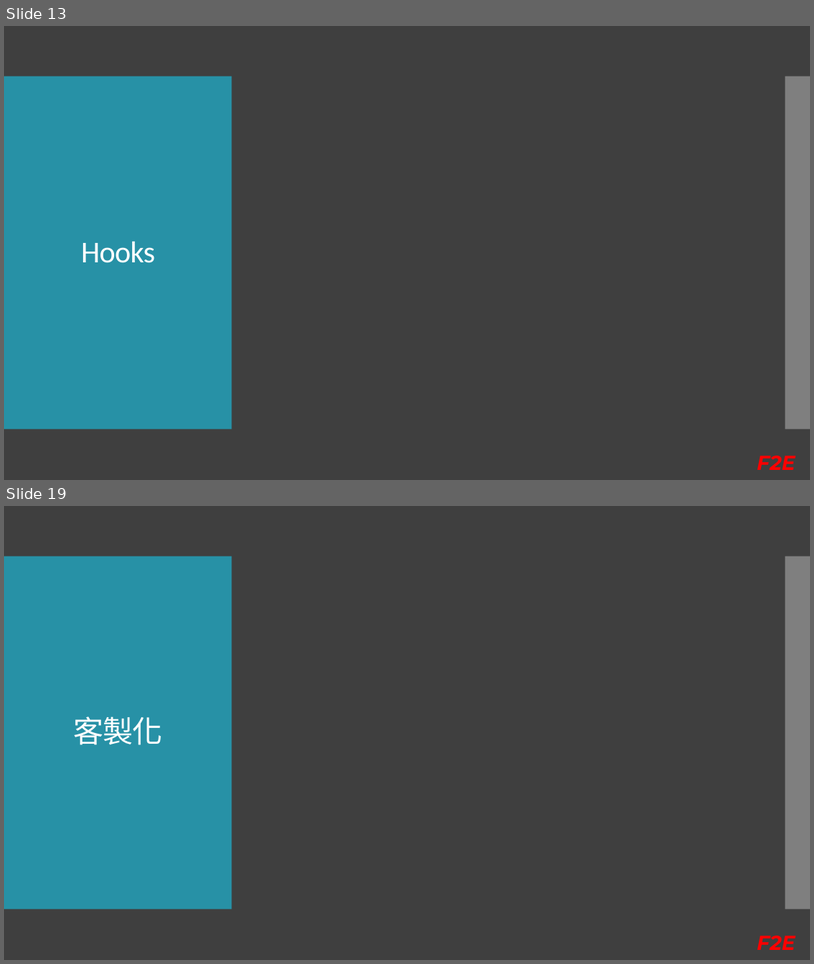
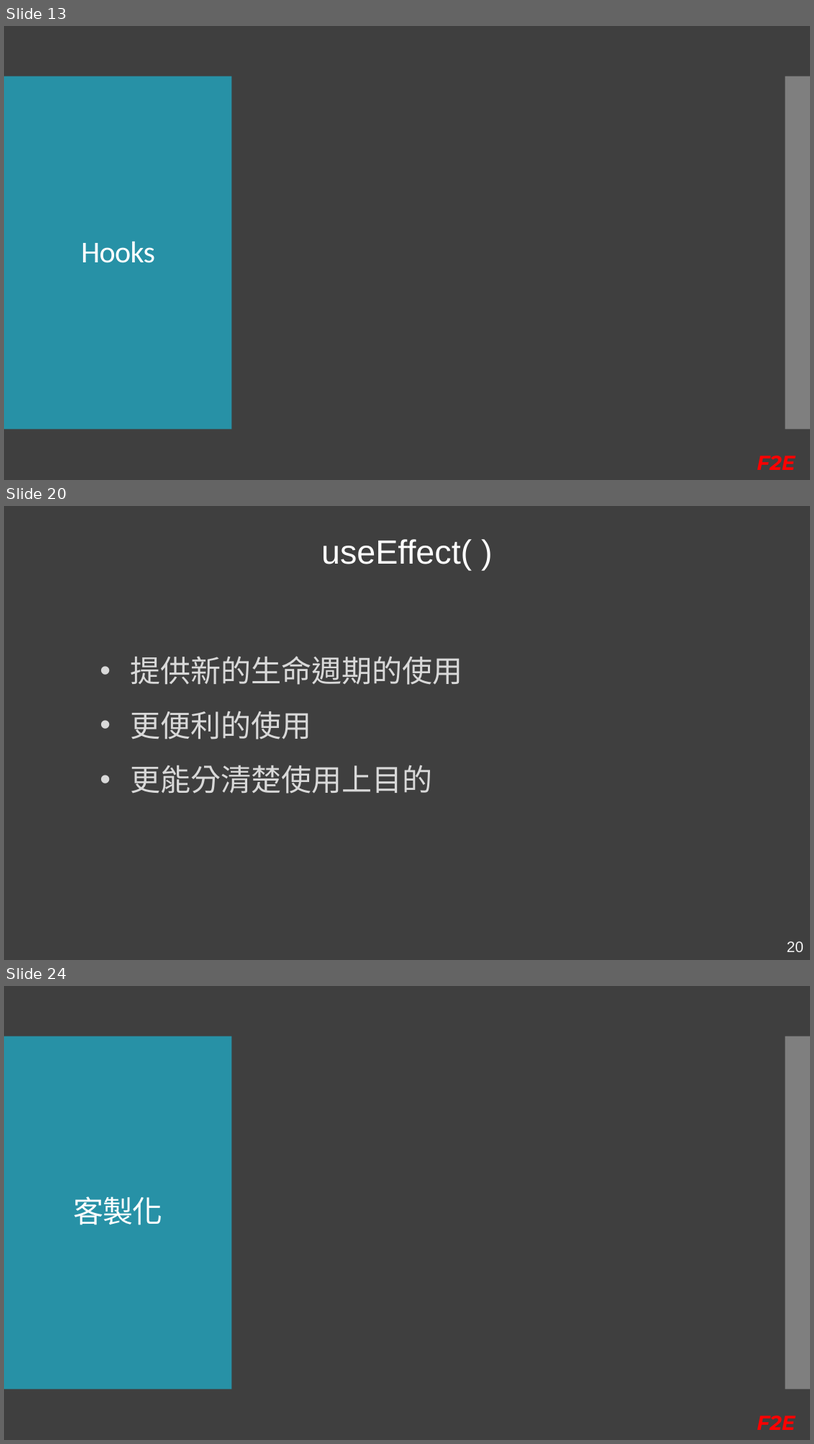
Before and after one commit to Kader-coder/React-Hooks, a slide deck: PPT/React Hooks &.pptx. Shown one above the other, each under a label of ours: slides 13 and 19 before the commit, slides 13, 20 and 24 after it; the slides between them are not shown. The pictures are 814x964 and 814x1444 pixels, drawn with LibreOffice and Linux fonts; fonts in the diff are those of the drawing. Boxes give left, top, right and bottom in pixels: in the first picture for what was removed or moved away, otherwise in the second. Text is boxed around its words. In the diff, an @@ line names an element or a change of style, - is before the commit and + after.

```diff
--- a/PPT/React Hooks &.pptx
+++ b/PPT/React Hooks &.pptx
@@ slide 20 added at [4,506,810,960], background #3F3F3F @@
@@ text added at [322,539,472,570], 40 pt, text #FFFFFF @@
+useEffect( )
@@ text added at [130,656,463,793], 36 pt, text #D9D9D9 @@
+• 提供新的生命週期的使用
+• 更便利的使用
+• 更能分清楚使用上目的
@@ page number added at [787,941,804,952], 18 pt, text #F2F2F2 @@
+20
@@ what was slide 19 is now slide 24 @@
```
Also in this commit, not shown: 7 slides changed, 5 other slides added, 1 slide removed.
